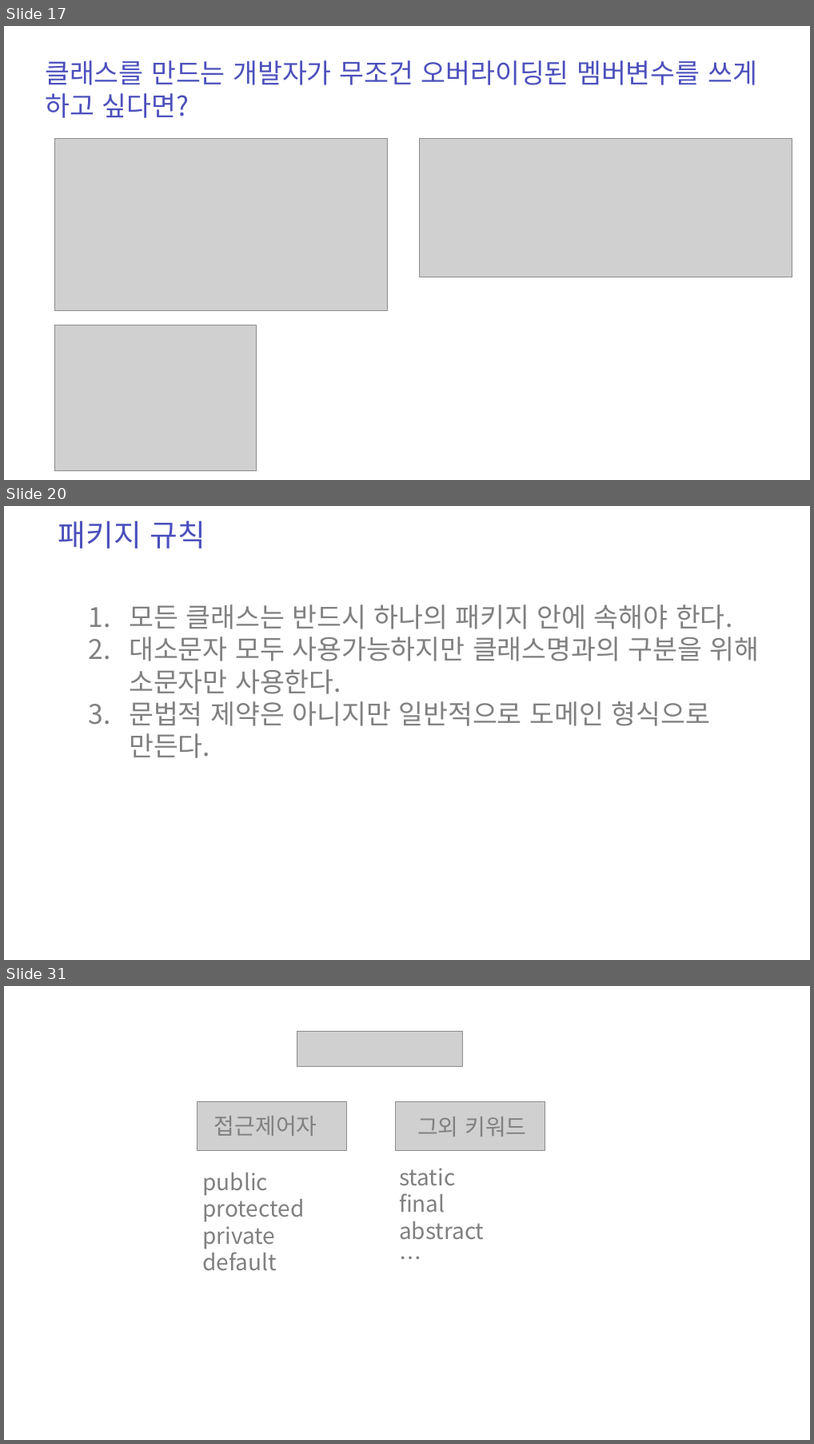
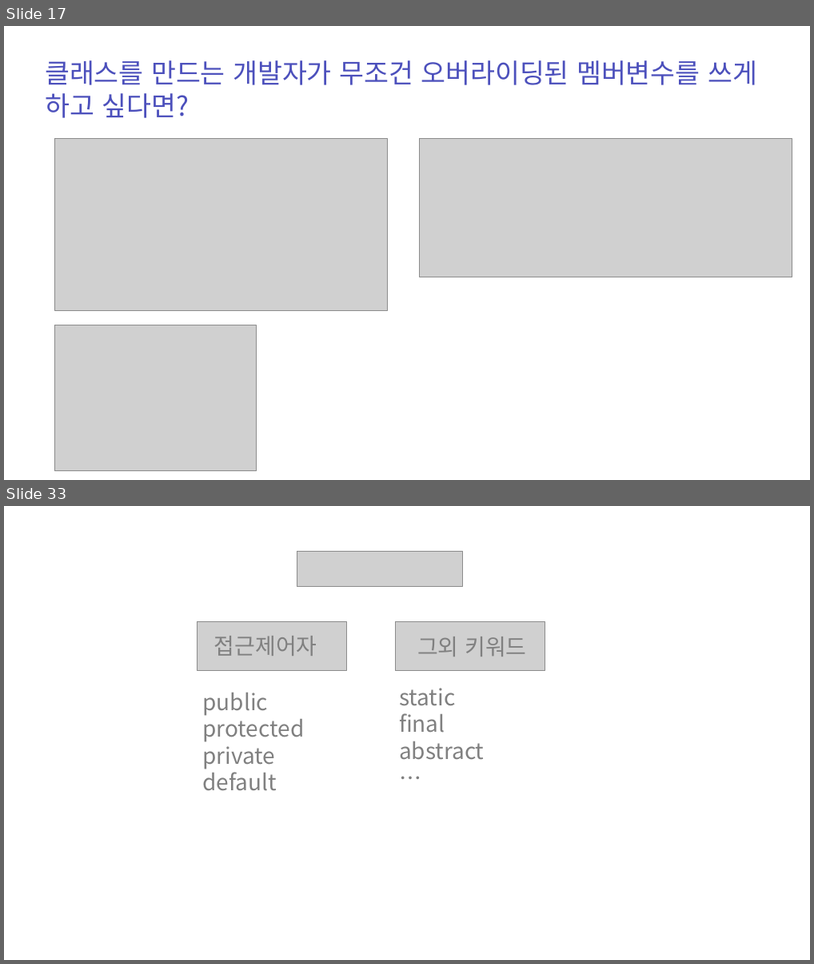
Before and after one commit to zest132/JavaLecture, a slide deck: JavaLecture/LectureFile/java 11강 인터페이스와다형성.pptx. Shown one above the other, each under a label of ours: slides 17, 20 and 31 before the commit, slides 17 and 33 after it; the slides between them are not shown. The pictures are 814x1444 and 814x964 pixels, drawn with LibreOffice and Linux fonts; fonts in the diff are those of the drawing; grey boxes stand for pictures; background and template pictures are left out. Boxes give left, top, right and bottom in pixels: in the first picture for what was removed or moved away, otherwise in the second. Text is boxed around its words. In the diff, an @@ line names an element or a change of style, - is before the commit and + after.

```diff
--- a/JavaLecture/LectureFile/java 11강 인터페이스와다형성.pptx
+++ b/JavaLecture/LectureFile/java 11강 인터페이스와다형성.pptx
@@ slide 20 removed at [4, 506, 810, 960], background #FFFFFF @@
@@ text removed at [58, 520, 206, 548] @@
-패키지 규칙
@@ text removed at [129, 604, 760, 758] @@
-1. 모든 클래스는 반드시 하나의 패키지 안에 속해야 한다.
-2. 대소문자 모두 사용가능하지만 클래스명과의 구분을 위해 소문자만 사용한다.
-3. 문법적 제약은 아니지만 일반적으로 도메인 형식으로 만든다.
@@ what was slide 31 is now slide 33 @@
```
Also in this commit, not shown: 14 slides added, 11 other slides removed, 16 other files.
